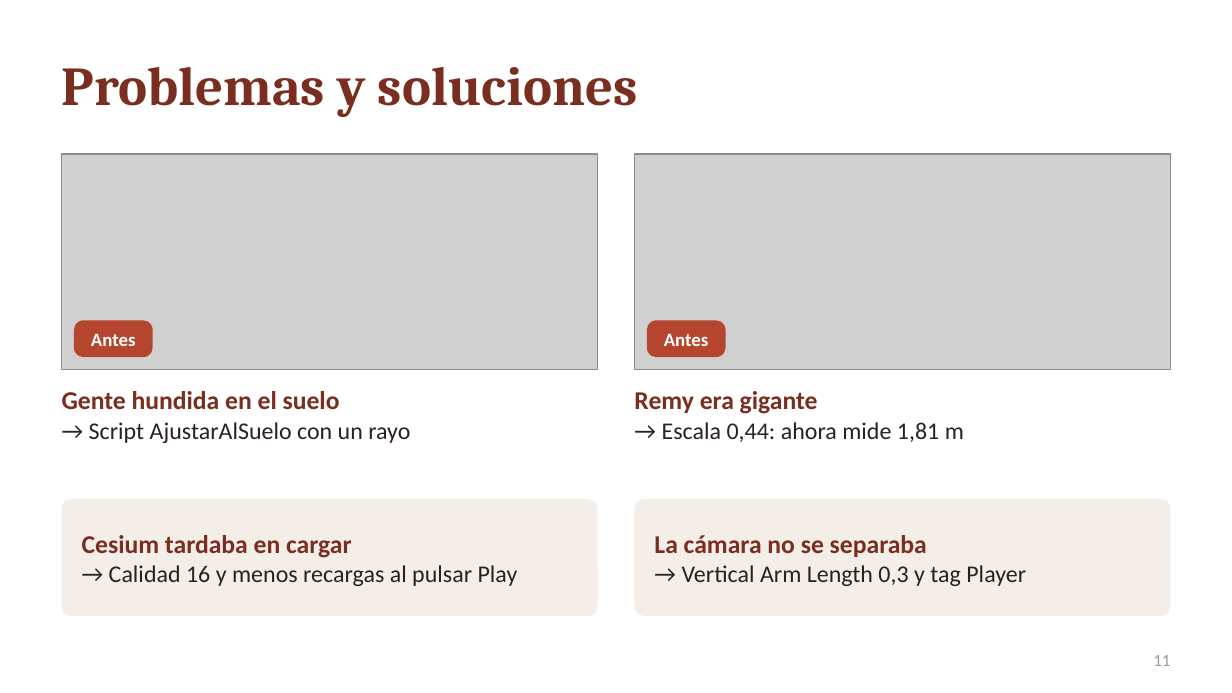
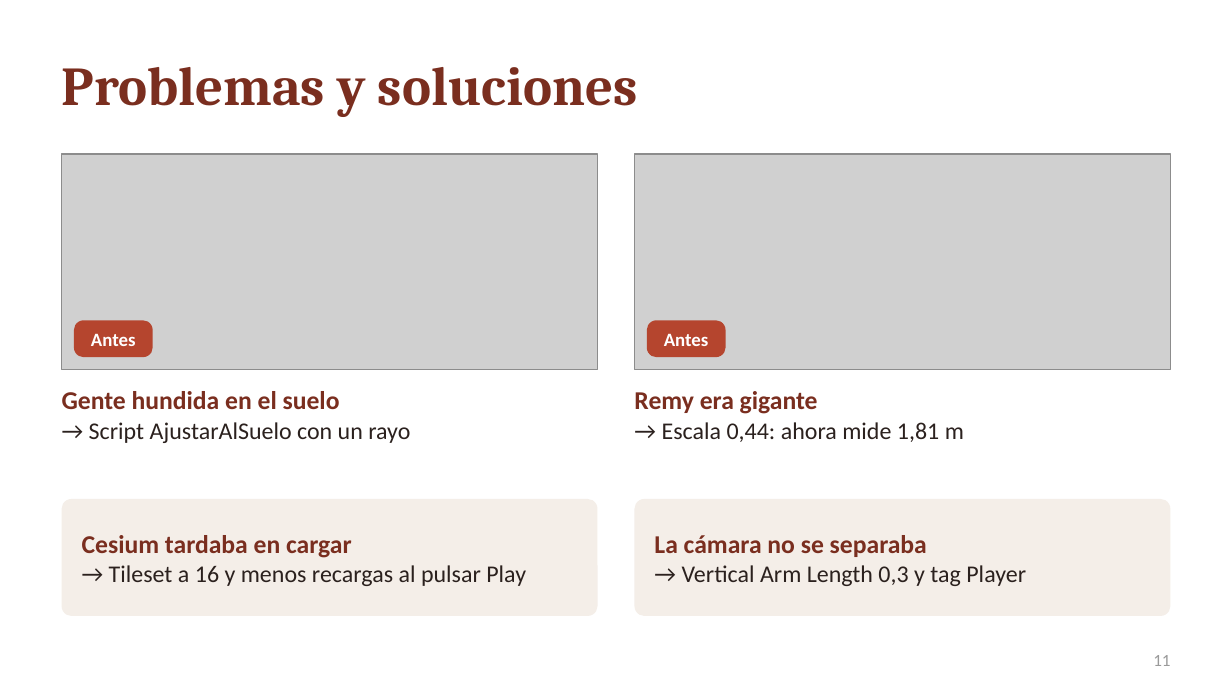
Before and after one commit to antonioRodriguez7/ComGra-AntonioRI, a slide deck: slide 11 of Capturas_Presentacion/Presentacion_Bolonia.pptx. Drawn at 1232x693 pixels with LibreOffice and Linux fonts; fonts in the diff are those of the drawing; grey boxes stand for pictures. Boxes give left, top, right and bottom in pixels: in the first picture for what was removed or moved away, otherwise in the second. Text is boxed around its words. In the diff, an @@ line names an element or a change of style, - is before the commit and + after.

```diff
--- a/Capturas_Presentacion/Presentacion_Bolonia.pptx
+++ b/Capturas_Presentacion/Presentacion_Bolonia.pptx
@@ text in rounded rectangle at (109, 565, 526, 586): text changed @@
-→ Calidad 16 y menos recargas al pulsar Play
+→ Tileset a 16 y menos recargas al pulsar Play
```
Also in this commit, not shown: 3 other slides changed, 10 other files.
